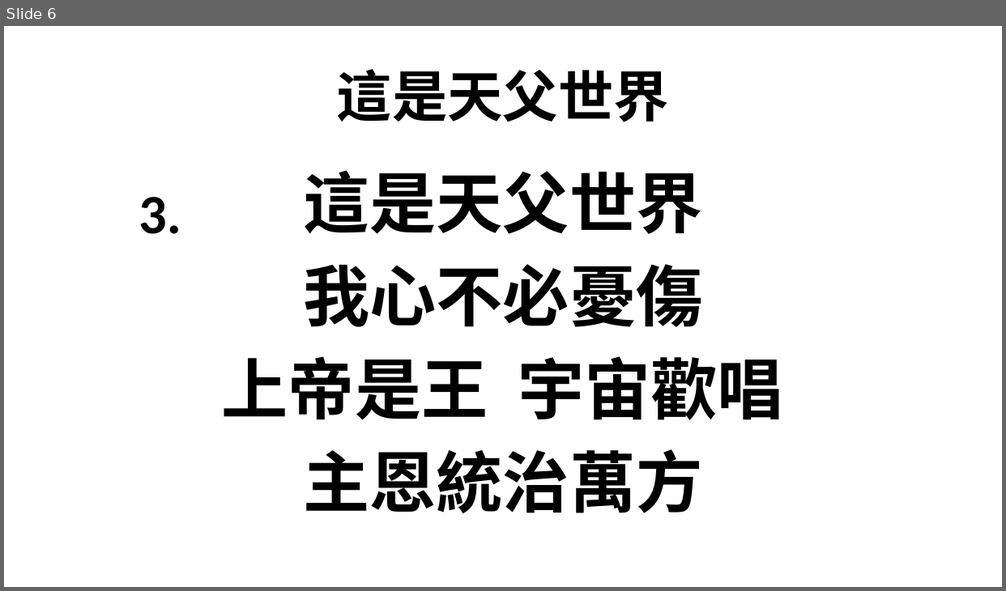
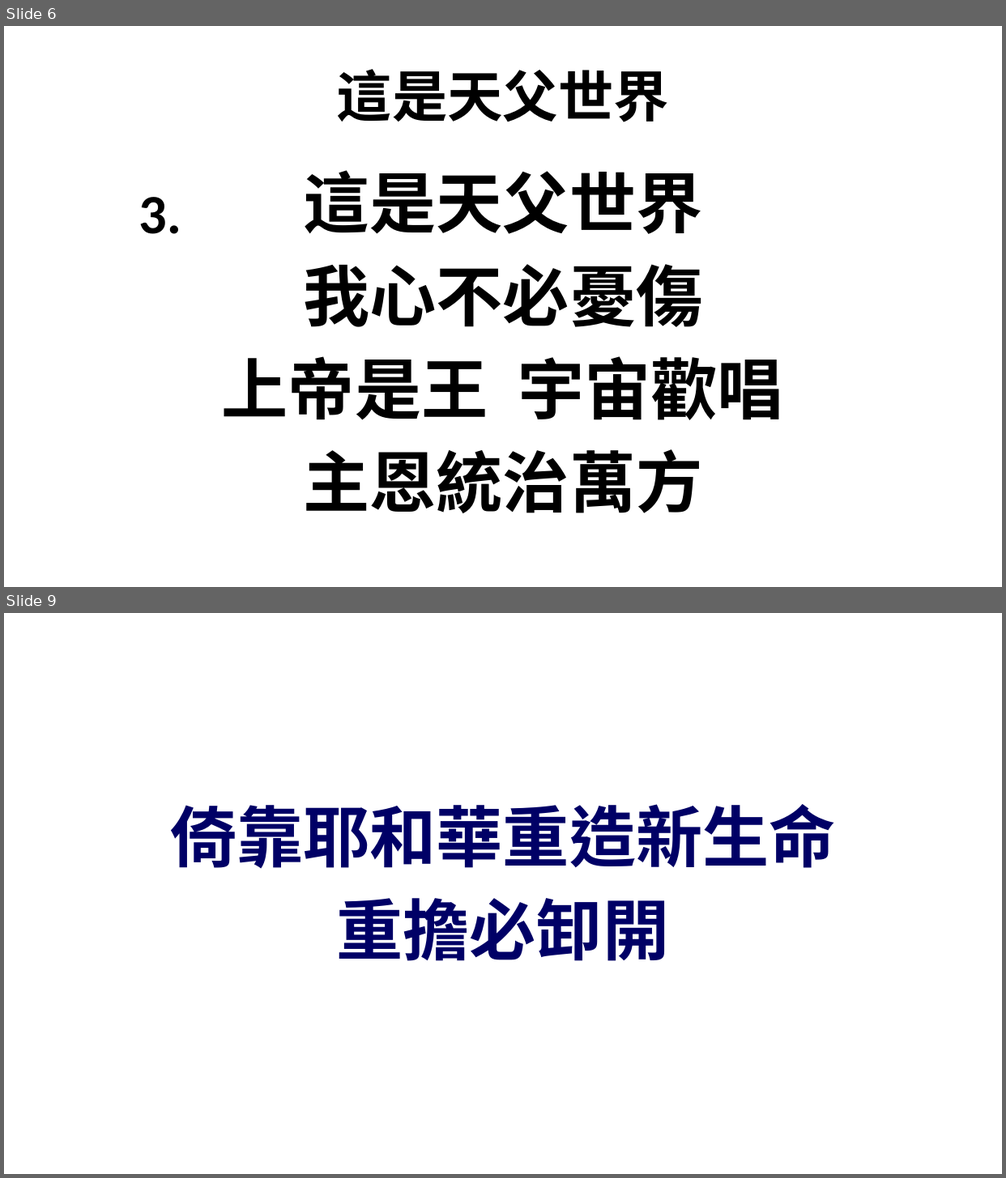
Before and after one commit to batisuoc/bible-school, a slide deck: 2020/10月.pptx. Shown one above the other, each under a label of ours: slide 6 before the commit, slides 6 and 9 after it; the slides between them are not shown. The pictures are 1006x591 and 1006x1178 pixels, drawn with LibreOffice and Linux fonts; fonts in the diff are those of the drawing; background and template pictures are left out. Boxes give left, top, right and bottom in pixels: in the first picture for what was removed or moved away, otherwise in the second. Text is boxed around its words. In the diff, an @@ line names an element or a change of style, - is before the commit and + after.

```diff
--- a/2020/10月.pptx
+++ b/2020/10月.pptx
@@ slide 9 added at bbox=[4, 613, 1002, 1174], background picture (left out) @@
@@ text added at bbox=[170, 804, 835, 961], 48 pt, text #000066, bold @@
+倚靠耶和華重造新生命
+重擔必卸開
```
Also in this commit, not shown: 18 other slides added.
